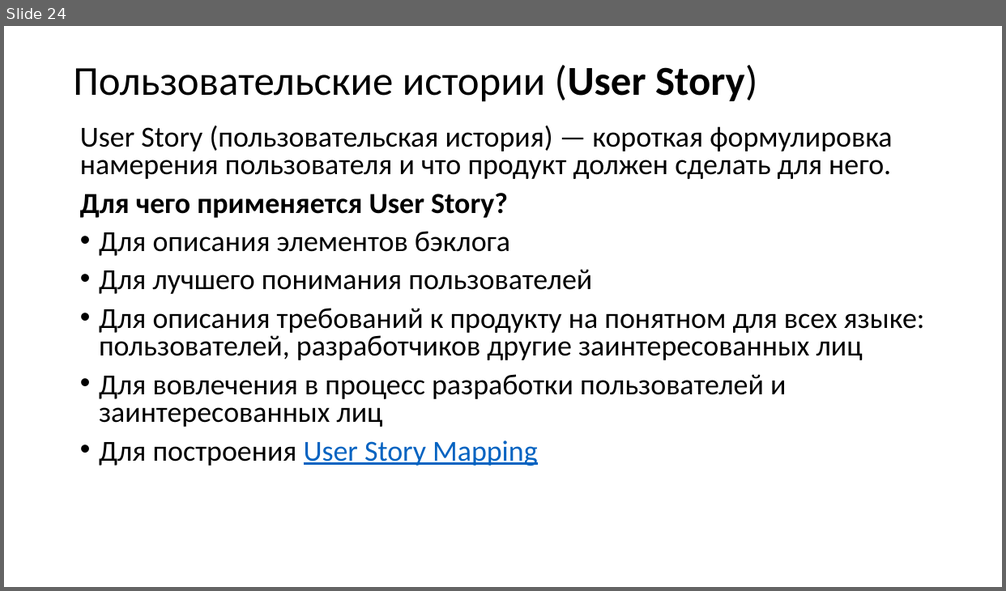
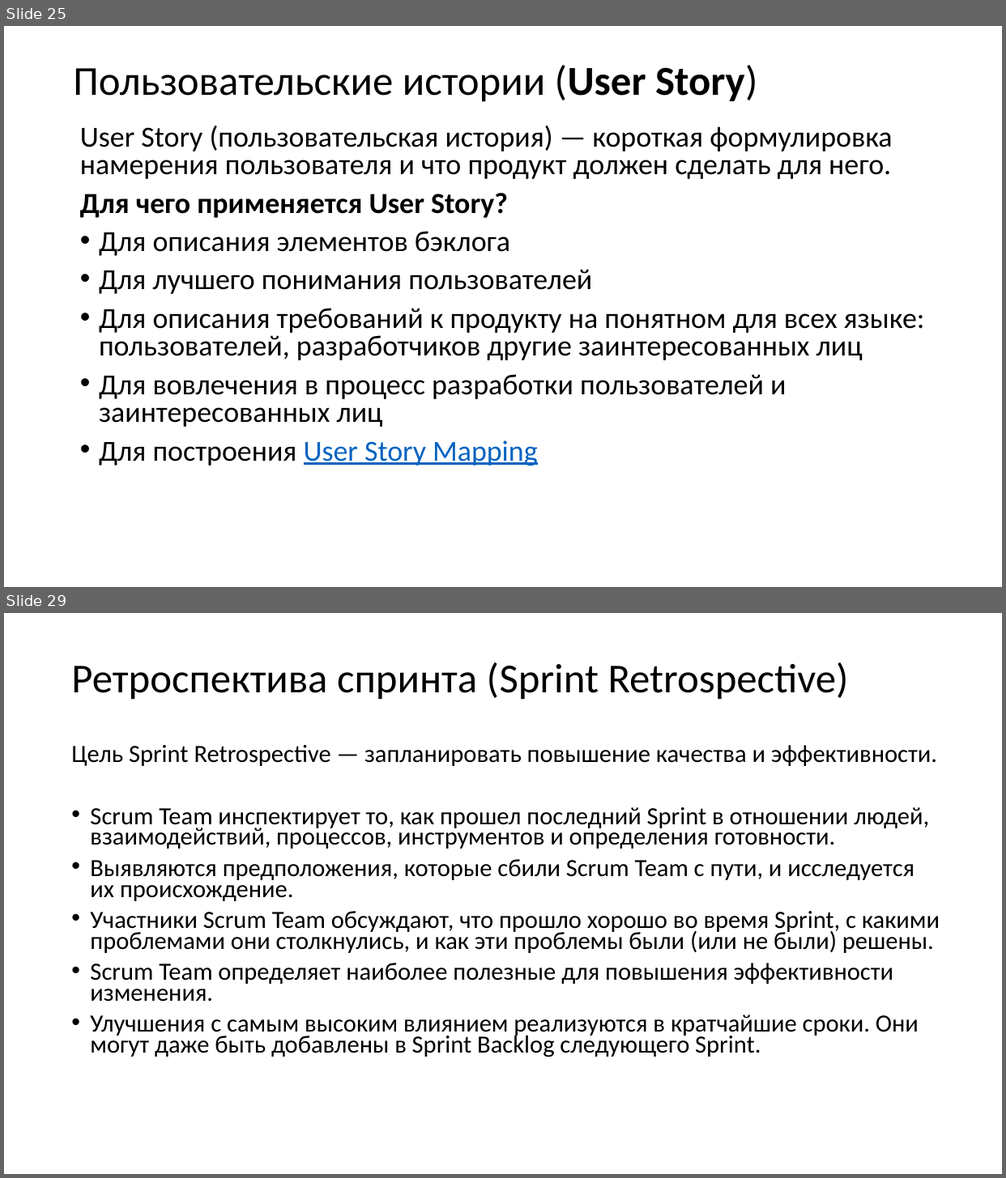
Before and after one commit to xtrueman/soft_dev_mgmt_course, a slide deck: slides/01-SCRUM.pptx. Shown one above the other, each under a label of ours: slide 24 before the commit, slides 25 and 29 after it; the slides between them are not shown. The pictures are 1006x591 and 1006x1178 pixels, drawn with LibreOffice and Linux fonts; fonts in the diff are those of the drawing. Boxes give left, top, right and bottom in pixels: in the first picture for what was removed or moved away, otherwise in the second. Text is boxed around its words. In the diff, an @@ line names an element or a change of style, - is before the commit and + after.

```diff
--- a/slides/01-SCRUM.pptx
+++ b/slides/01-SCRUM.pptx
@@ slide 29 added at bbox=[4, 613, 1002, 1174], background #FFFFFF @@
@@ title added at bbox=[71, 662, 849, 700], 39.6 pt, text #000000 @@
+Ретроспектива спринта (Sprint Retrospective)
@@ text added at bbox=[71, 745, 940, 1058], 23.8 pt, text #000000 @@
+Цель Sprint Retrospective — запланировать повышение качества и эффективности.
+• Scrum Team инспектирует то, как прошел последний Sprint в отношении людей, взаимодействий, процессов, инструментов и определения готовности.
+• Выявляются предположения, которые сбили Scrum Team с пути, и исследуется их происхождение.
+• Участники Scrum Team обсуждают, что прошло хорошо во время Sprint, с какими проблемами они столкнулись, и как эти проблемы были (или не были) решены.
+• Scrum Team определяет наиболее полезные для повышения эффективности изменения.
+• Улучшения с самым высоким влиянием реализуются в кратчайшие сроки. Они могут даже быть добавлены в Sprint Backlog следующего Sprint.
@@ what was slide 24 is now slide 25 @@
```
Also in this commit, not shown: 2 slides changed, 14 other slides added, 4 other files.
